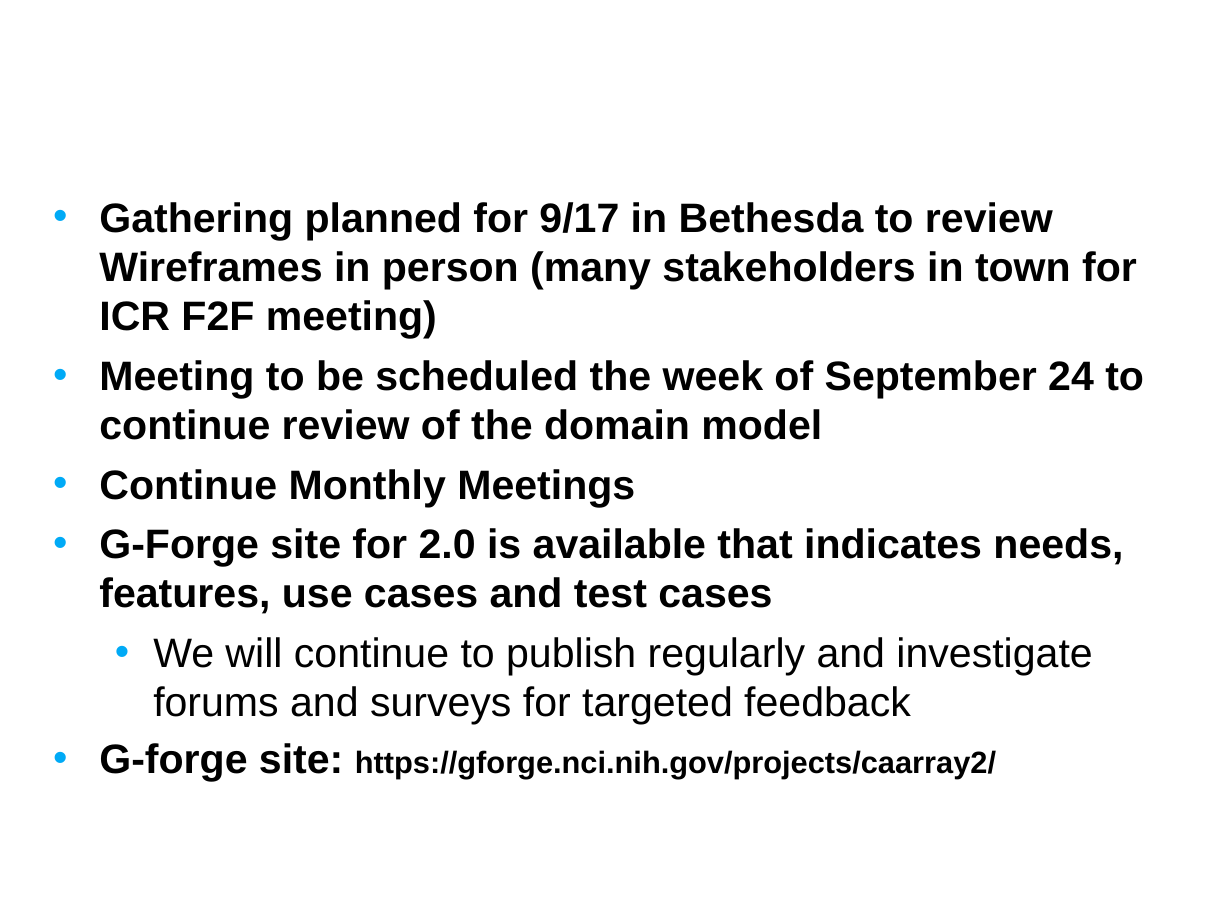
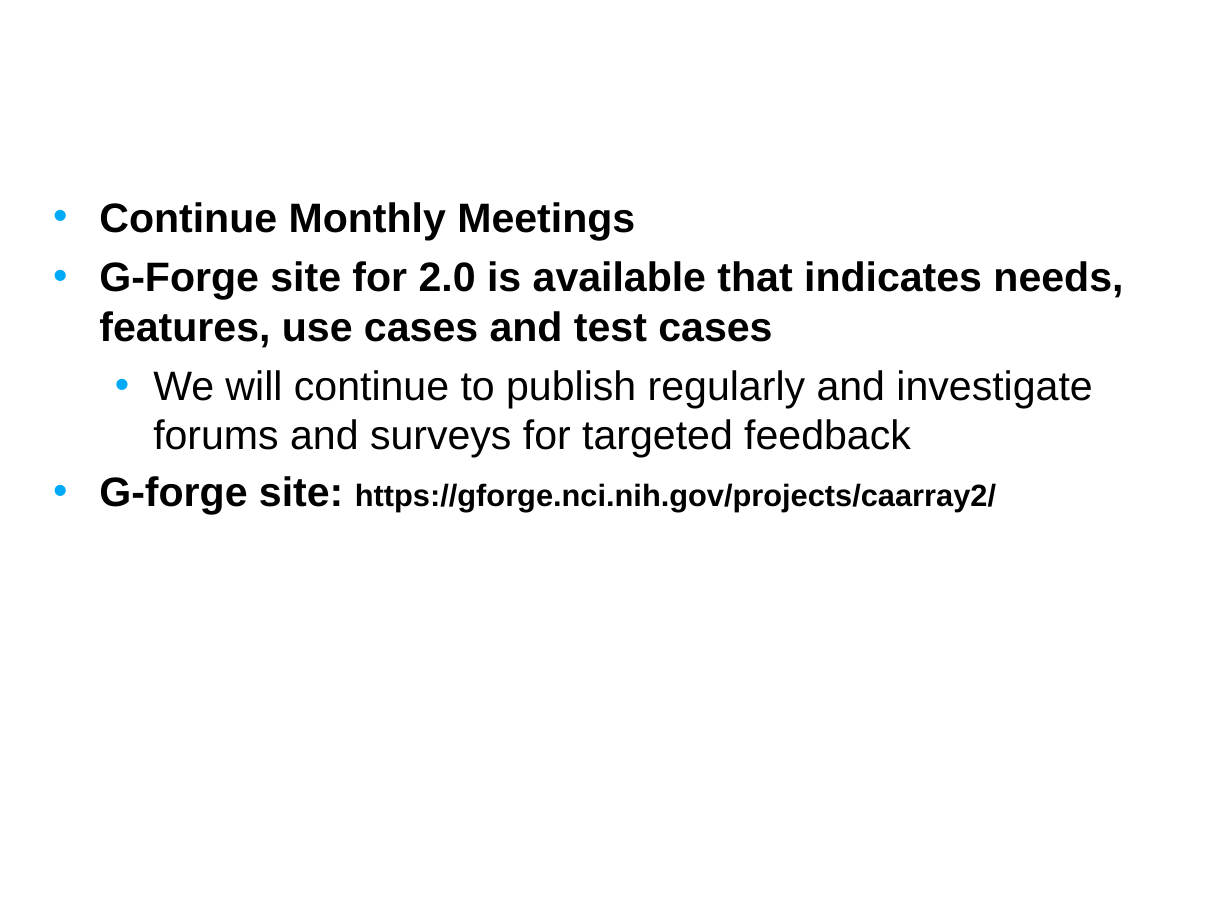
Before and after one commit to NCIP/caarray-docs, a slide deck: slide 15 of project_management/open_meetings/caArray User Community Meeting Oct17.ppt (slide 16 before the commit). Drawn at 1232x924 pixels with LibreOffice and Linux fonts; fonts in the diff are those of the drawing; background and template pictures are left out. Boxes give left, top, right and bottom in pixels: in the first picture for what was removed or moved away, otherwise in the second. Text is boxed around its words. In the diff, an @@ line names an element or a change of style, - is before the commit and + after.

```diff
--- a/project_management/open_meetings/caArray User Community Meeting Oct17.ppt
+++ b/project_management/open_meetings/caArray User Community Meeting Oct17.ppt
@@ text at [99, 202, 1144, 440]: paragraphs removed @@
-• Gathering planned for 9/17 in Bethesda to review Wireframes in person (many stakeholders in town for ICR F2F meeting)
-• Meeting to be scheduled the week of September 24 to continue review of the domain model
```
Also in this commit, not shown: 5 other slides changed, 5 slides added, 6 slides removed.
